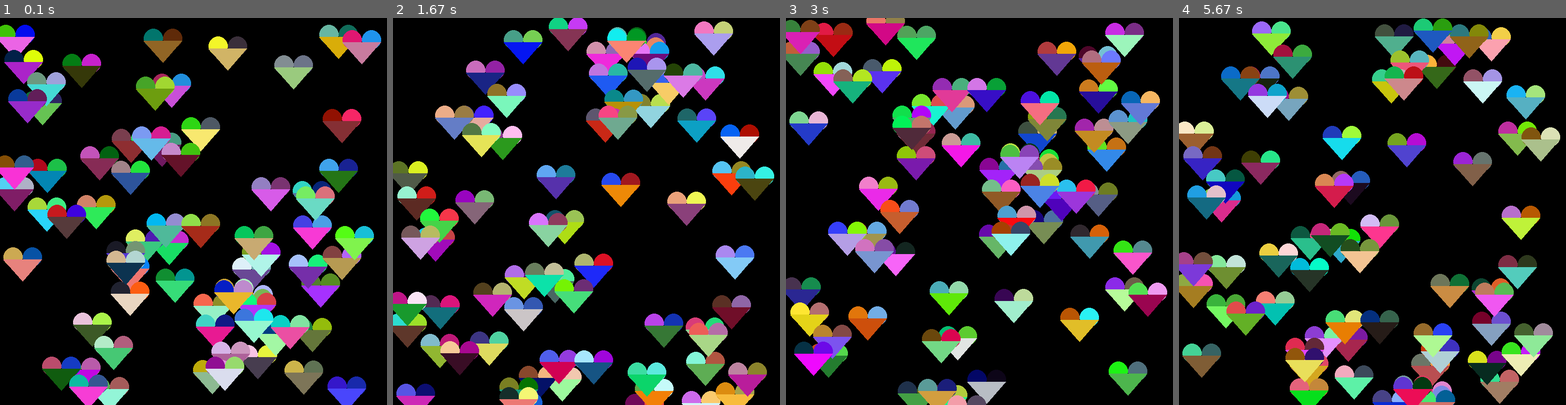
Above: before the commit, frames 1-4 (left to right).
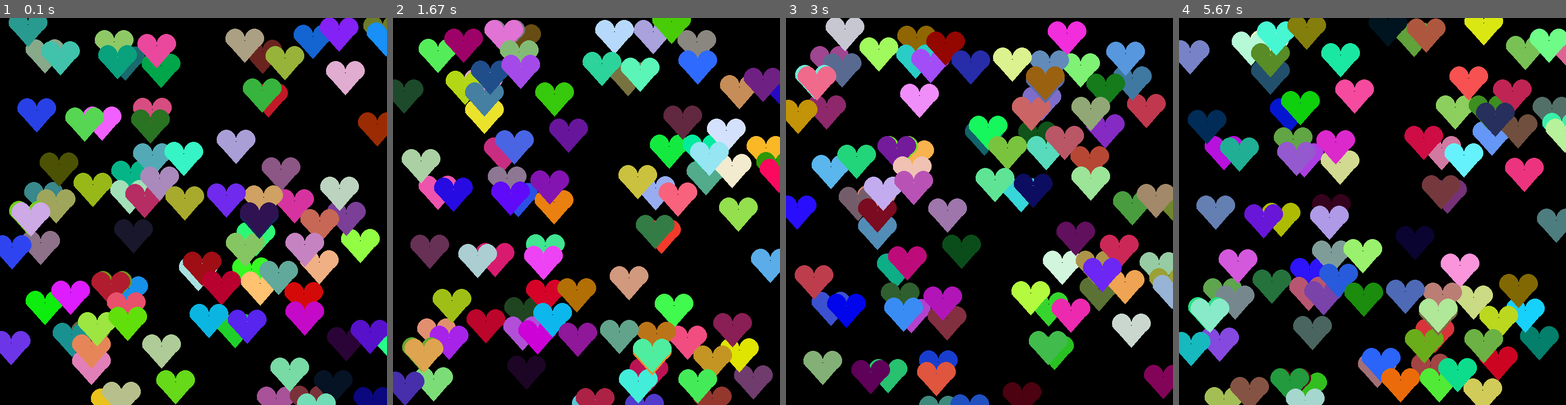
Above: after the commit, the same moments.

Repository: Lolmaster21/pygame
Game: pygame game, started from class valentines.py
Same seed, same stepped clock (60 frames per second), same inputs: the game is played once before the commit and once after it.
Inputs:
- Up to frame 1 (0.1 s): no input
- Up to frame 2 (1.67 s): no input
- Up to frame 3 (3 s): no input
- Up to frame 4 (5.67 s): no input

The runs differ from the first frame. In frame 1, 57% of the frame differs, in the area x 0-100%, y 0-100%; in frame 2, 57%; in frame 3, 57%; in frame 4, 58%.

Commit message:
Update class valentines.py

Diff:
--- a/class valentines.py
+++ b/class valentines.py
@@ -19,9 +19,13 @@
         self.ypos = ypos
 
     def draw(self):
-        pygame.draw.circle(screen, (random.randrange(1,255), random.randrange(1,255), random.randrange(1,255)), (self.xpos, self.ypos), 20)
-        pygame.draw.circle(screen, (random.randrange(1,255), random.randrange(1,255), random.randrange(1,255)), (self.xpos+40, self.ypos), 20)
-        pygame.draw.polygon(screen, (random.randrange(1,255), random.randrange(1,255), random.randrange(1,255)), ((self.xpos-20, self.ypos+5), (self.xpos+59, self.ypos+5), (self.xpos+20, self.ypos+50)))
+
+        color1 = random.randrange(0,255)
+        color2 = random.randrange(0,255)
+        color3 = random.randrange(0,255)
+        pygame.draw.circle(screen, (color1,color2,color3),(self.xpos,self.ypos),20)
+        pygame.draw.circle(screen, (color1,color2,color3),(self.xpos+40,self.ypos),20)
+        pygame.draw.polygon(screen,(color1,color2,color3),((self.xpos-20,self.ypos+5),(self.xpos+59, self.ypos+5),(self.xpos+20,self.ypos+50)))
 
     def move(self):
         if self.ypos > 800:
@@ -33,10 +37,10 @@
         self.move()
         self.draw()
 
-rain = []
+love = []
+love =[heart(random.randrange(0,800),random.randrange(0,800)) for i in range(90)]
 
-for i in range(70):
-    rain.append(heart(random.randrange(1,750), random.randrange(1,750)))
+
 #------------------------------------------------------------------------------------------------------------
 v1 = heart(250,300)
 v2 = heart(500,500)
@@ -48,9 +52,9 @@
     v1.update()
     v2.update()
 
-    for i in range(len(rain)):
-        timer = rain[i].move()
-        rain[i].draw()
+    for i in range(len(love)):
+        timer = love[i].move()
+        love[i].draw()
 
 
     pygame.display.flip()
